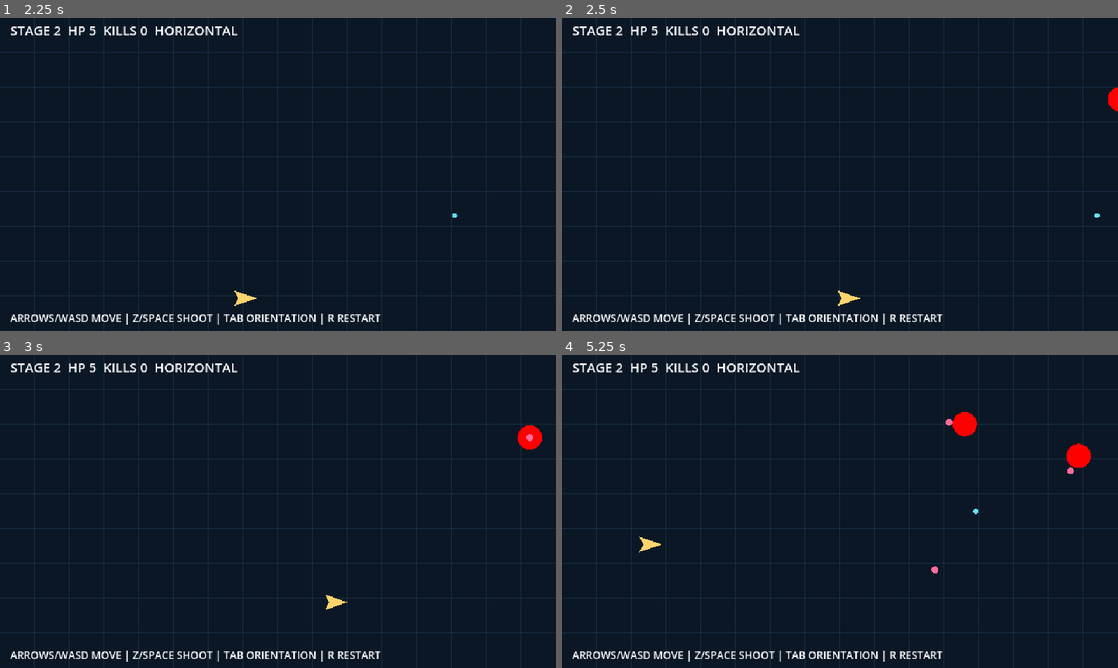
Above: before the commit, frames 1-4 (two rows, left to right).
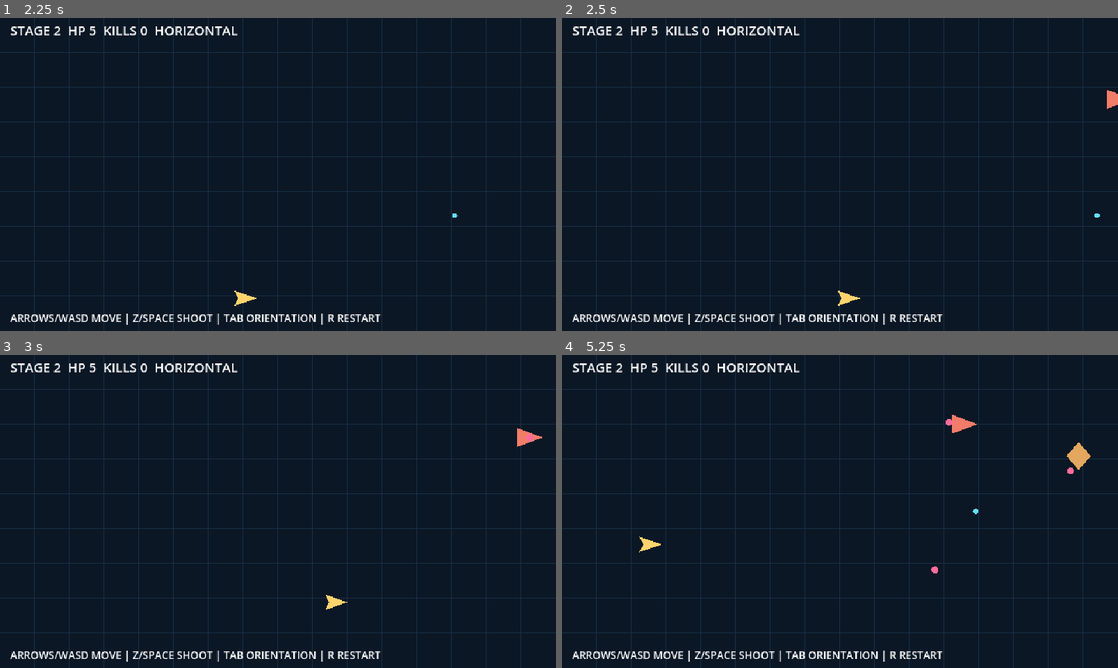
Above: after the commit, the same moments.

Repository: coshimagame/manjusyage
Game: Godot game, scene res://scenes/stage02_combat.tscn
Two runs of this game, one before a commit and one after it. Both use one fixed random seed, a clock stepped at 60 frames per second and the inputs below. This scene is started directly instead of the project's main scene.
Inputs (mouse positions are in pixels of both pictures, inside the frame that each line leads up to):
- Up to frame 1 (2.25 s): tap Enter at 0.5 s; move the mouse to (400, 158) at 0.52 s; hold Right (ui_right) 0.53-1.28 s; tap M at 0.6 s; click (400, 158) at 0.67 s; tap Space at 0.77, 1.52 s; move the mouse to (166, 190) at 1.27 s; hold Down (ui_down) 1.28-2.03 s; tap 1 at 1.35 s; move the mouse to (333, 105) at 2.02 s; hold Right (ui_right) from 2.03 s (still down); tap 2 at 2.1 s
- Up to frame 2 (2.5 s): keep holding Right (ui_right)
- Up to frame 3 (3 s): move the mouse to (250, 574) at 2.77 s; release Right (ui_right) at 2.78 s; hold Up (ui_up) from 2.78 s (still down); tap 3 at 2.85 s; click (250, 574) at 2.92 s
- Up to frame 4 (5.25 s): tap Space at 3.02, 3.77, 4.52 s; move the mouse to (1006, 558) at 3.52 s; release Up (ui_up) at 3.53 s; hold Left (ui_left) 3.53-5.03 s; tap H at 3.6 s; move the mouse to (673, 464) at 4.27 s; tap Enter at 4.35 s; move the mouse to (867, 511) at 5.02 s; hold Down (ui_down) from 5.03 s (still down); tap P at 5.1 s; click (867, 511) at 5.17 s

Frame 1 is identical in both runs. In frame 2, 0.1% of the frame differs, in the area x 98-100%, y 22-30%; in frame 3, 0.3%; in frame 4, 0.6%, in the area x 70-96%, y 18-37%.

Commit message:
feat(stage02): distinguish fallback enemy and boss silhouettes without replacing PNG art

Diff:
--- a/scripts/stage02_combat.gd
+++ b/scripts/stage02_combat.gd
@@ -186,7 +186,23 @@
   if texture != null:
    var size := Vector2(72,72) if e.slot >= 9 else Vector2(37,37)
    draw_texture_rect(texture,Rect2(e.pos-size/2.0,size),false)
-  else: draw_circle(e.pos,14,Color.RED)
+  else:
+   # Distinctive procedural fallback silhouettes; never overwrite approved PNGs.
+   var slot: int = int(e.get("slot", 0))
+   if slot == 11:
+    draw_colored_polygon(PackedVector2Array([e.pos+Vector2(-32,0),e.pos+Vector2(-15,-20),e.pos+Vector2(0,-12),e.pos+Vector2(15,-20),e.pos+Vector2(32,0),e.pos+Vector2(12,19),e.pos+Vector2(-12,19)]),Color("#8e3158"))
+    draw_circle(e.pos,8.0,Color("#ffb3cc"))
+    draw_arc(e.pos,24.0,0.0,TAU,24,Color("#ff7097"),2.0)
+   elif slot >= 9:
+    draw_colored_polygon(PackedVector2Array([e.pos+Vector2(0,-21),e.pos+Vector2(22,0),e.pos+Vector2(0,21),e.pos+Vector2(-22,0)]),Color("#c25374"))
+    draw_circle(e.pos,5.0,Color("#ffe1a3"))
+   elif slot % 3 == 0:
+    draw_colored_polygon(PackedVector2Array([e.pos+Vector2(-15,-11),e.pos+Vector2(15,0),e.pos+Vector2(-15,11)]),Color("#f17c69"))
+   elif slot % 3 == 1:
+    draw_colored_polygon(PackedVector2Array([e.pos+Vector2(0,-16),e.pos+Vector2(14,0),e.pos+Vector2(0,16),e.pos+Vector2(-14,0)]),Color("#e3a75f"))
+   else:
+    draw_circle(e.pos,12.0,Color("#875eb8"))
+    draw_circle(e.pos,5.0,Color("#d5b7ff"))
  # Readable boss HP indicator without replacing any approved sprite art.
  for e in enemies:
   if int(e.get("slot", -1)) == 11:
